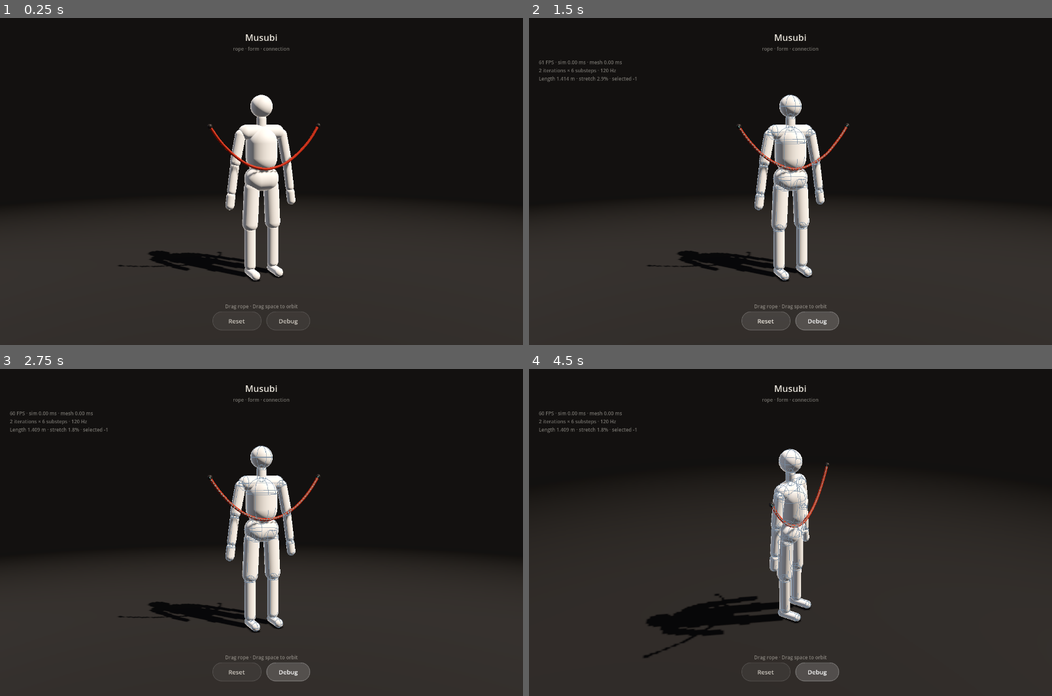
Above: before the commit, frames 1-4 (two rows, left to right).
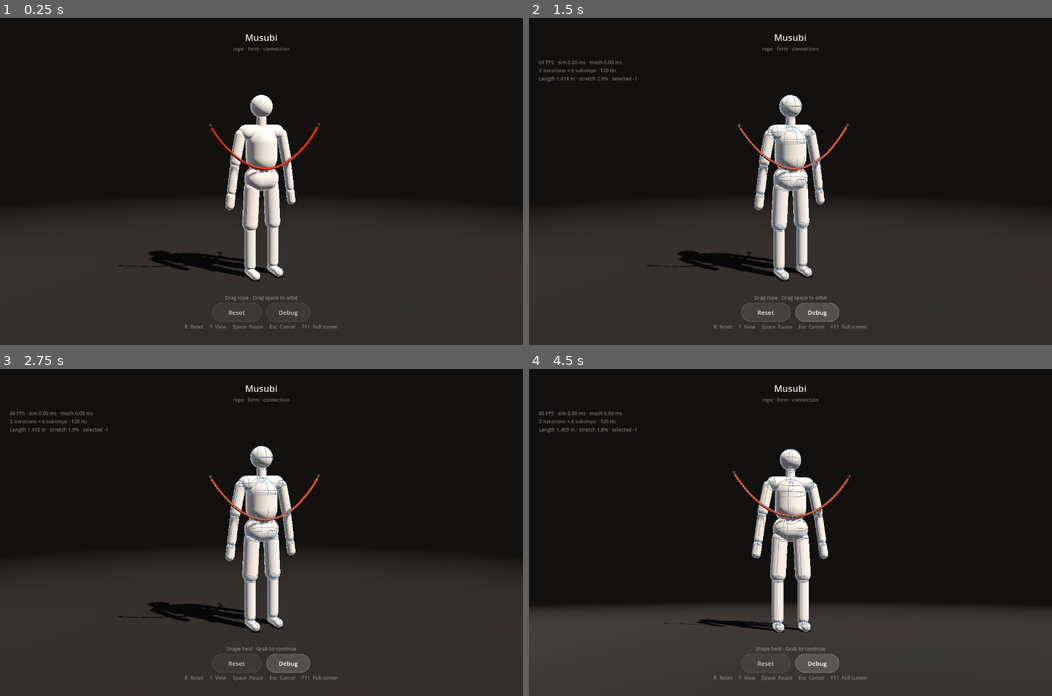
Above: after the commit, the same moments.

Repository: YoungSx/musubi
Game: Godot game, scene res://scenes/main/main.tscn
Two runs of this game, one before a commit and one after it. Both use one fixed random seed, a clock stepped at 60 frames per second and the inputs below.
Inputs (mouse positions are in pixels of both pictures, inside the frame that each line leads up to):
- Up to frame 1 (0.25 s): no input
- Up to frame 2 (1.5 s): click "Debug" at 0.5 s; click "Reset" at 1.25 s
- Up to frame 3 (2.75 s): tap Enter at 2 s; move the mouse to (376, 516) at 2.02 s; tap O at 2.1 s; click (376, 516) at 2.17 s; tap Space at 2.27, 2.57 s; tap R at 2.3 s
- Up to frame 4 (4.5 s): tap Space at 2.75, 3.8 s; drag from (685, 548) to (764, 597) at 2.77 s; move the mouse to (842, 460) at 3.52 s; tap F at 3.6 s; click (842, 460) at 3.67 s; tap Enter at 4.25 s; drag from (764, 597) to (633, 483) at 4.27 s

The runs differ from the first frame. In frame 1, 0.4% of the frame differs, in the area x 35-65%, y 84-96%; in frame 2, 0.7%; in frame 3, 0.8%; in frame 4, 28%, in the area x 0-100%, y 24-96%.

Commit message:
Add desktop hover, shortcuts and reversible rope grabs

Diff:
--- a/scenes/main/main.tscn
+++ b/scenes/main/main.tscn
@@ -9,6 +9,7 @@
 [ext_resource type="PackedScene" path="res://scenes/rope/rope.tscn" id="7_rope"]
 [ext_resource type="Script" path="res://scripts/debug/rope_debug.gd" id="8_debug"]
 [ext_resource type="Script" path="res://scripts/core/desktop_window.gd" id="9_window"]
+[ext_resource type="Script" path="res://scripts/interaction/desktop_shortcuts.gd" id="10_shortcuts"]
 
 [node name="Main" type="Node3D" node_paths=PackedStringArray("camera_rig", "mannequin", "rope", "interaction_manager", "hud", "rope_debug")]
 script = ExtResource("1_app")
@@ -39,3 +40,6 @@
 
 [node name="DesktopWindow" type="Node" parent="."]
 script = ExtResource("9_window")
+
+[node name="DesktopShortcuts" type="Node" parent="."]
+script = ExtResource("10_shortcuts")
--- a/scenes/ui/hud.tscn
+++ b/scenes/ui/hud.tscn
@@ -69,6 +69,13 @@
 toggle_mode = true
 text = "Debug"
 
+[node name="Shortcuts" type="Label" parent="SafeArea/Layout"]
+layout_mode = 2
+theme_type_variation = &"SubtitleLabel"
+text = "R  Reset     F  View     Space  Pause     Esc  Cancel     F11  Full screen"
+horizontal_alignment = 1
+mouse_filter = 2
+
 [node name="Diagnostics" type="Label" parent="."]
 unique_name_in_owner = true
 visible = false
--- a/scripts/core/app_controller.gd
+++ b/scripts/core/app_controller.gd
@@ -18,6 +18,21 @@
 	_configure_collision()
 	rope_debug.configure(rope, mannequin, hud)
 	hud.debug_toggled.connect(rope_debug.set_debug_enabled)
+	interaction_manager.hover_changed.connect(rope_debug.set_hover_index)
+	$DesktopShortcuts.action_requested.connect(handle_action)
+
+
+func handle_action(action: StringName) -> void:
+	match action:
+		&"reset": reset()
+		&"focus": camera_rig.reset_view()
+		&"pause":
+			var held := rope.is_held()
+			interaction_manager.reset()
+			rope.set_held(not held)
+		&"cancel": interaction_manager.cancel_drag()
+		&"fullscreen":
+			get_window().mode = Window.MODE_WINDOWED if get_window().mode == Window.MODE_FULLSCREEN else Window.MODE_FULLSCREEN
 
 
 ## Returns every module to its initial state.
--- a/scripts/debug/rope_debug.gd
+++ b/scripts/debug/rope_debug.gd
@@ -7,6 +7,7 @@
 var _enabled := false
 var _stats_time := 0.0
 var _hint := ""
+var _hover_index := -1
 var _lines := ImmediateMesh.new()
 var _line_node := MeshInstance3D.new()
 var _obstacle_node := MeshInstance3D.new()
@@ -55,14 +56,20 @@
 	return _enabled
 
 
+func set_hover_index(index: int) -> void:
+	_hover_index = index
+
+
 func _process(delta: float) -> void:
 	if _rope == null:
 		return
 	var sim := _rope.get_simulation()
 	var selected := sim.get_drag_index()
-	_marker.visible = selected >= 0
-	if selected >= 0:
-		_marker.global_position = sim.get_point(selected)
+	var marker_index := selected if selected >= 0 else _hover_index
+	_marker.visible = marker_index >= 0 and marker_index < sim.get_point_count()
+	if _marker.visible:
+		_marker.global_position = sim.get_point(marker_index)
+		_marker.scale = Vector3.ONE * (1.0 if selected >= 0 else 0.6)
 	var hint := "Drag rope · Drag space to orbit"
 	if _rope.is_held():
 		hint = "Shape held · Grab to continue"
--- /dev/null
+++ b/scripts/interaction/desktop_shortcuts.gd
@@ -0,0 +1,30 @@
+class_name DesktopShortcuts
+extends Node
+## Keyboard intent only; the application owns each action's effects.
+
+signal action_requested(action: StringName)
+
+
+func _unhandled_key_input(event: InputEvent) -> void:
+	if not event is InputEventKey or not event.pressed or event.echo:
+		return
+	var action := action_for_key(event)
+	if action != &"":
+		action_requested.emit(action)
+		get_viewport().set_input_as_handled()
+
+
+static func action_for_key(event: InputEventKey) -> StringName:
+	var key := event.physical_keycode if event.physical_keycode else event.keycode
+	if event.ctrl_pressed or event.meta_pressed:
+		return &"save" if key == KEY_S else (&"load" if key == KEY_O else &"")
+	if event.alt_pressed or event.shift_pressed:
+		return &""
+	match key:
+		KEY_R: return &"reset"
+		KEY_F: return &"focus"
+		KEY_SPACE: return &"pause"
+		KEY_ESCAPE: return &"cancel"
+		KEY_F11: return &"fullscreen"
+		KEY_F9: return &"report"
+	return &""
--- a/scripts/interaction/interaction_manager.gd
+++ b/scripts/interaction/interaction_manager.gd
@@ -9,9 +9,12 @@
 
 @export var camera_rig: CameraRig
 @export var rope: Rope
+signal hover_changed(index: int)
 
 var _gestures := GestureTracker.new()
 var _rope_interaction := RopeInteraction.new()
+var _hover_index := -1
+var _hover_time := 0.0
 
 
 func _ready() -> void:
@@ -48,7 +51,34 @@
 
 ## Public event seam shared by real input and headless interaction tests.
 func handle_input(event: InputEvent) -> bool:
+	if event is InputEventMouse and event.device != InputEvent.DEVICE_ID_EMULATION:
+		_rope_interaction.pick_radius_pixels = 12.0
+	elif event is InputEventScreenTouch or event is InputEventScreenDrag:
+		_rope_interaction.pick_radius_pixels = 24.0
 	return _gestures.handle(event)
+
+
+func _process(delta: float) -> void:
+	if not OS.has_feature("pc"):
+		return
+	_hover_time -= delta
+	if _hover_time > 0.0:
+		return
+	_hover_time = 0.05
+	var index := -1
+	var point := get_viewport().get_mouse_position()
+	if _gestures.get_pointer_count() == 0 and get_viewport().gui_get_hovered_control() == null and get_viewport().get_visible_rect().has_point(point):
+		_rope_interaction.pick_radius_pixels = 12.0
+		index = _rope_interaction.pick(point)
+	if index != _hover_index:
+		_hover_index = index
+		hover_changed.emit(index)
+		Input.set_default_cursor_shape(Input.CURSOR_POINTING_HAND if index >= 0 else Input.CURSOR_ARROW)
+
+
+func cancel_drag() -> void:
+	_rope_interaction.cancel()
+	_gestures.reset()
 
 
 func get_selected_index() -> int:
--- a/scripts/interaction/rope_interaction.gd
+++ b/scripts/interaction/rope_interaction.gd
@@ -50,6 +50,15 @@
 
 func get_selected_index() -> int:
 	return _selected_index
+
+
+func cancel() -> void:
+	_rope.cancel_drag()
+	_selected_index = -1
+
+
+func pick(screen_position: Vector2) -> int:
+	return _pick(screen_position)
 
 
 func _project_on_plane(screen_position: Vector2) -> Variant:
--- a/scripts/rope/rope.gd
+++ b/scripts/rope/rope.gd
@@ -19,6 +19,7 @@
 var _last_simulation_ms := 0.0
 var _last_mesh_ms := 0.0
 var _rendered_radius := -1.0
+var _drag_snapshot: Dictionary = {}
 
 @onready var _renderer: RopeRenderer = $RopeRenderer
 
@@ -64,6 +65,7 @@
 	_simulation.set_collision(_collision)
 	_accumulator = 0.0
 	_held = false
+	_drag_snapshot.clear()
 	_sync_anchors()
 	_refresh_mesh()
 
@@ -85,8 +87,10 @@
 ## Input changes solver intent only. Release holds the whole shape, allowing
 ## the user to orbit, inspect and grab again without losing their arrangement.
 func begin_drag(index: int) -> bool:
+	var before := _simulation.capture_state()
 	if not _simulation.begin_drag(index):
 		return false
+	_drag_snapshot = {"simulation": before, "held": _held, "accumulator": _accumulator}
 	_held = false
 	_accumulator = 0.0
 	return true
@@ -100,6 +104,7 @@
 	if _simulation.get_drag_index() < 0:
 		return
 	_simulation.end_drag()
+	_drag_snapshot.clear()
 	_simulation.stop_motion()
 	_held = true
 	_accumulator = 0.0
@@ -108,6 +113,22 @@
 
 func is_held() -> bool:
 	return _held
+
+
+func set_held(held: bool) -> void:
+	_held = held
+	_accumulator = 0.0
+
+
+func cancel_drag() -> void:
+	if _drag_snapshot.is_empty():
+		return
+	_simulation = RopeSimulation.restore_state(_drag_snapshot.simulation)
+	_simulation.set_collision(_collision)
+	_held = _drag_snapshot.held
+	_accumulator = _drag_snapshot.accumulator
+	_drag_snapshot.clear()
+	_refresh_mesh()
 
 
 func get_last_simulation_ms() -> float:
--- a/tests/run_tests.gd
+++ b/tests/run_tests.gd
@@ -18,6 +18,7 @@
 	"res://tests/unit/test_rope_interaction.gd",
 	"res://tests/unit/test_rope_debug.gd",
 	"res://tests/unit/test_rope_state.gd",
+	"res://tests/unit/test_desktop_interaction.gd",
 ]
 
 
--- /dev/null
+++ b/tests/unit/test_desktop_interaction.gd
@@ -0,0 +1,40 @@
+extends TestCase
+
+
+func test_escape_restores_grab_start_state() -> void:
+	var app := add_to_tree(load("res://scenes/main/main.tscn").instantiate()) as AppController
+	app.rope.set_process(false)
+	var before := app.rope.get_simulation().capture_state()
+	app.rope.begin_drag(24)
+	app.rope.update_drag_target(Vector3(0.1, 1.2, 0.3))
+	for step in 30:
+		app.rope.advance(1.0 / 120.0)
+	app.handle_action(&"cancel")
+	assert_eq(app.rope.get_simulation().capture_state(), before, "cancel restores physics and removes temporary constraint")
+	assert_true(not app.rope.is_held(), "cancel restores previous live state")
+
+
+func test_keyboard_pause_and_view_reset_preserve_rope() -> void:
+	var app := add_to_tree(load("res://scenes/main/main.tscn").instantiate()) as AppController
+	app.rope.set_process(false)
+	app.camera_rig.orbit(Vector2(0.2, 0.1))
+	var before := app.rope.get_simulation().get_positions().duplicate()
+	app.handle_action(&"pause")
+	assert_true(app.rope.is_held(), "space pauses")
+	app.handle_action(&"focus")
+	assert_near(app.camera_rig.get_target_yaw(), deg_to_rad(app.camera_rig.config.yaw_degrees), "F resets camera")
+	assert_eq(app.rope.get_simulation().get_positions(), before, "view reset preserves rope")
+	app.handle_action(&"pause")
+	assert_true(not app.rope.is_held(), "space resumes")
+
+
+func test_mouse_hit_radius_is_tighter_than_touch() -> void:
+	var app := add_to_tree(load("res://scenes/main/main.tscn").instantiate()) as AppController
+	var interaction := RopeInteraction.new()
+	interaction.configure(app.rope, app.camera_rig.get_camera())
+	var screen := app.camera_rig.get_camera().unproject_position(app.rope.get_simulation().get_point(24))
+	var offset := screen + Vector2(0, 19)
+	interaction.pick_radius_pixels = 24
+	assert_true(interaction.pick(offset) >= 0, "touch tolerance includes nearby rope")
+	interaction.pick_radius_pixels = 12
+	assert_eq(interaction.pick(offset), -1, "mouse requires closer aim")
--- a/tools/verify_interaction.gd
+++ b/tools/verify_interaction.gd
@@ -66,6 +66,16 @@
 	await _frames(20)
 	_check(app.rope_debug.is_debug_enabled(), "real Debug button shows diagnostics")
 	await _capture("debug")
+	_key(KEY_SPACE)
+	await _frames(1)
+	_check(app.rope.is_held(), "Space pauses")
+	_key(KEY_SPACE)
+	await _frames(1)
+	_check(not app.rope.is_held(), "Space resumes")
+	app.camera_rig.orbit(Vector2(0.1, 0.1))
+	_key(KEY_F)
+	await _frames(1)
+	_check(is_equal_approx(app.camera_rig.get_target_yaw(), deg_to_rad(app.camera_rig.config.yaw_degrees)), "F restores view")
 	print("Rendered interaction smoke: %d failures" % failures)
 	quit(1 if failures else 0)
 
@@ -76,6 +86,16 @@
 	event.position = root.get_final_transform() * position
 	event.button_index = MOUSE_BUTTON_LEFT
 	event.pressed = pressed
+	Input.parse_input_event(event)
+
+
+func _key(code: Key) -> void:
+	var event := InputEventKey.new()
+	event.keycode = code
+	event.pressed = true
+	Input.parse_input_event(event)
+	event = event.duplicate()
+	event.pressed = false
 	Input.parse_input_event(event)
 
 
Not shown, added: scripts/interaction/desktop_shortcuts.gd.uid
Not shown, added: tests/unit/test_desktop_interaction.gd.uid
Not shown, changed: README.md
